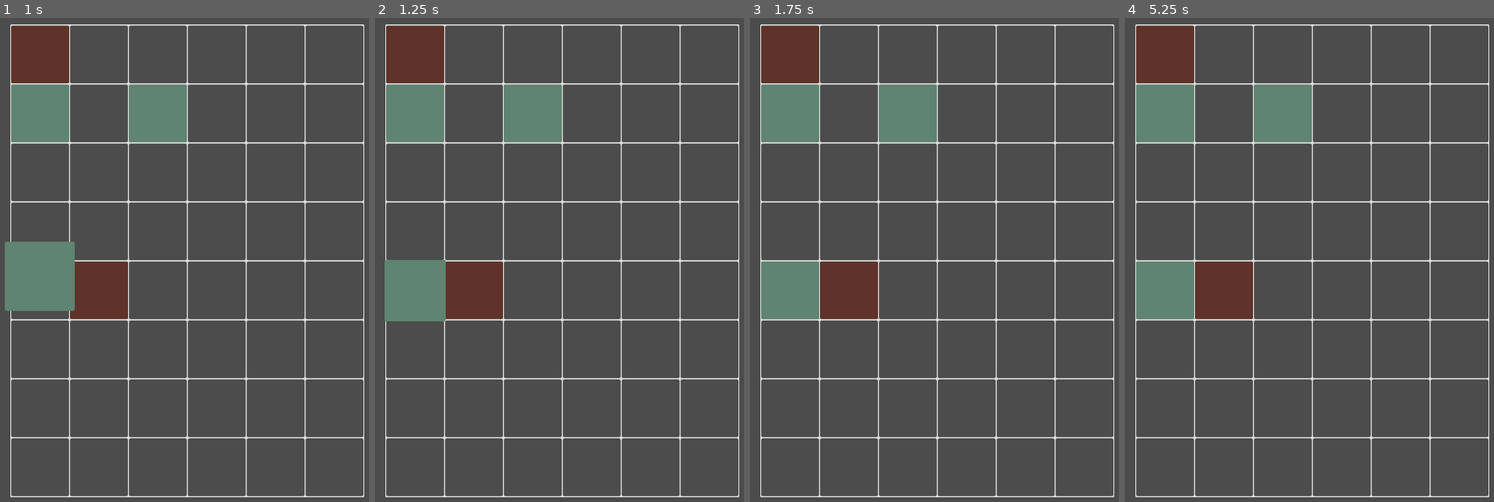
Above: before the commit, frames 1-4 (left to right).
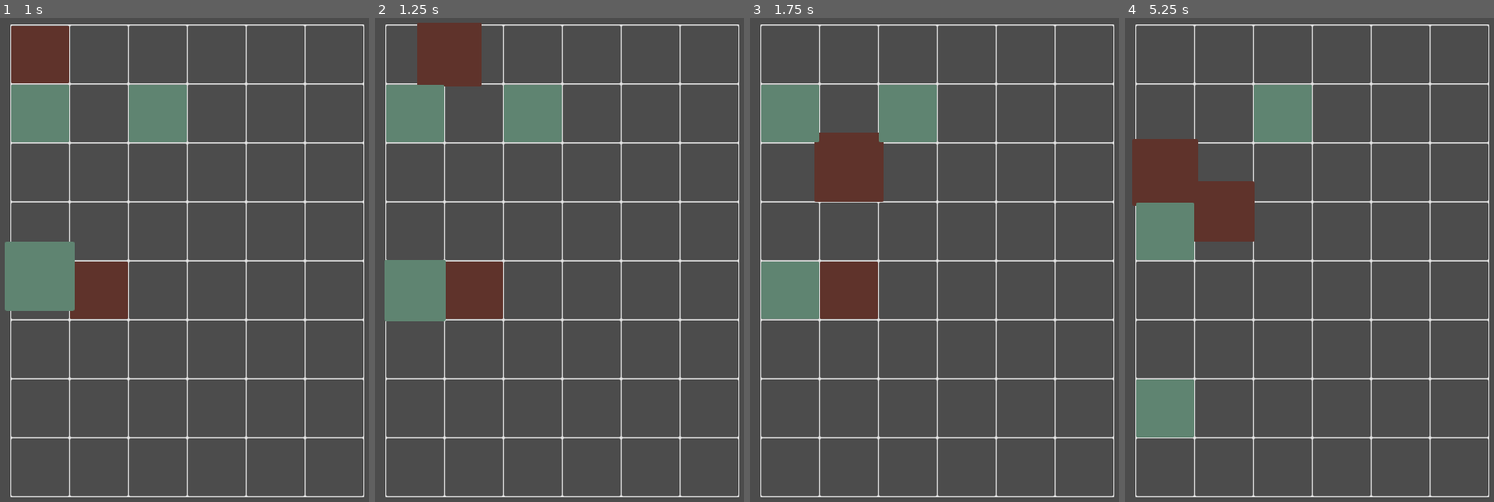
Above: after the commit, the same moments.

Repository: ax9880/genso-battle
Game: Godot game, scene res://Main.tscn
Two runs of this game, one before a commit and one after it. Both use one fixed random seed, a clock stepped at 60 frames per second and the inputs below.
Inputs (mouse positions are in pixels of both pictures, inside the frame that each line leads up to):
- Up to frame 1 (1 s): tap Enter at 0.5 s; drag from (40, 114) to (40, 289) at 0.52 s
- Up to frame 2 (1.25 s): no input
- Up to frame 3 (1.75 s): drag from (908, 114) to (790, 56) at 1.27 s
- Up to frame 4 (5.25 s): move the mouse to (1165, 114) at 2.02 s; click (1165, 114) at 2.17 s; tap Space (ui_select) at 2.75, 3.77, 4.25 s; drag from (1294, 327) to (1165, 114) at 2.77 s; tap Enter at 3.5 s; move the mouse to (1442, 298) at 3.52 s; click (1442, 298) at 3.67 s; drag from (1187, 105) to (1165, 410) at 4.27 s; move the mouse to (1335, 201) at 5.02 s; click (1335, 201) at 5.17 s

Frame 1 is identical in both runs. In frame 2, 2.4% of the frame differs, in the area x 3-29%, y 0-15%; in frame 3, 4.5%; in frame 4, 15%, in the area x 1-36%, y 1-87%.

Commit message:
Keeping track of whose turn it is and starting the other party's turn when all pincers are done. Pincer finder skip when a pincer is found skips until end unit and not after end unit

Diff:
--- a/Grid.gd
+++ b/Grid.gd
@@ -1,6 +1,10 @@
 extends Node2D
 
 class_name Grid
+
+enum Turn {
+	NONE, PLAYER, ENEMY
+}
 
 export var tilesize: float = 100.0
 export var tile_offset: float = 0.0
@@ -31,6 +35,8 @@
 
 var skill_queue := []
 var heal_queue := []
+
+var current_turn: int = Turn.NONE
 
 
 func _ready() -> void:
@@ -106,11 +112,15 @@
 
 
 func _start_player_turn() -> void:
+	current_turn = Turn.PLAYER
+
 	for unit in $Units.get_children():
 		unit.enable_selection_area()
 
 
 func _start_enemy_turn() -> void:
+	current_turn = Turn.ENEMY
+
 	for unit in $Units.get_children():
 		unit.disable_selection_area()
 
@@ -241,7 +251,10 @@
 		# Adds pincers to pincer queue
 		_find_pincers(unit, unit.faction)
 
+		# TODO: execute enemy pincers
 		_execute_pincers()
+
+		print(pincer_queue.size())
 
 		#_start_enemy_turn()
 	else:
@@ -271,7 +284,7 @@
 			if pincer.empty():
 				x += 1
 			else:
-				x += pincer.size()
+				x += pincer.size() - 1
 
 				_add_pincer(active_unit, leading_pincers, pincers, pincer)
 	# Check vertical pincers
@@ -284,7 +297,7 @@
 			if pincer.empty():
 				y -= 1
 			else:
-				y -= pincer.size()
+				y = y - pincer.size() + 1
 
 				_add_pincer(active_unit, leading_pincers, pincers, pincer)
 
@@ -402,7 +415,7 @@
 
 				# Last unit added to list was an enemy
 				if units.back().is_enemy(faction):
-					print("Pincer!")
+					print("Found pincer!")
 					is_pincer = true
 
 					units.push_back(next_unit)
@@ -530,9 +543,12 @@
 
 		$Attacker.start_attacks(attack_queue)
 	else:
-		# finish turn
-		# but whose turn?
 		print("all pincers done!")
+
+		if current_turn == Turn.PLAYER:
+			_start_enemy_turn()
+		else:
+			_start_player_turn()
 
 
 func _find_chains(pincer: Array) -> Dictionary:
